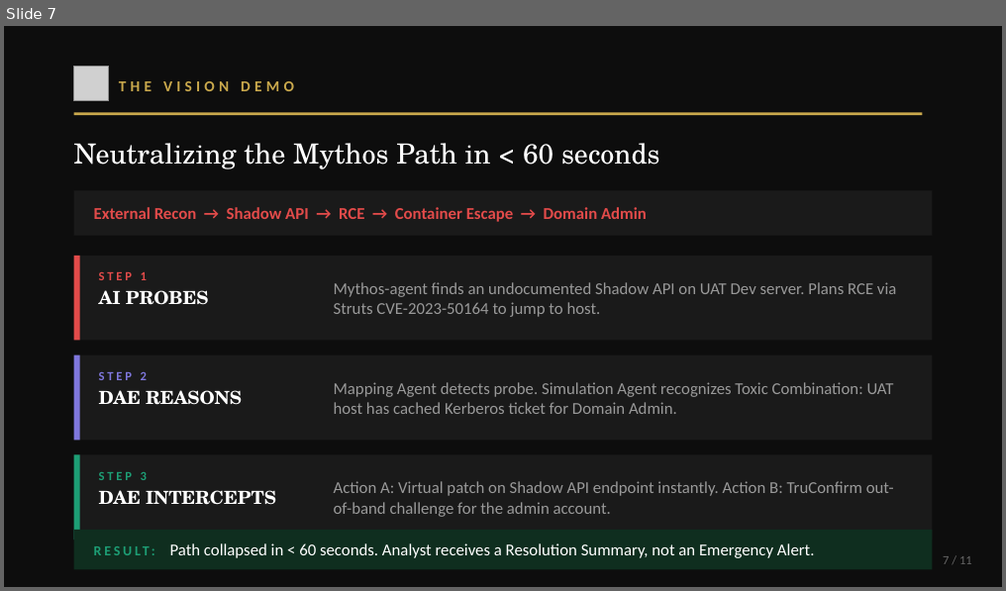
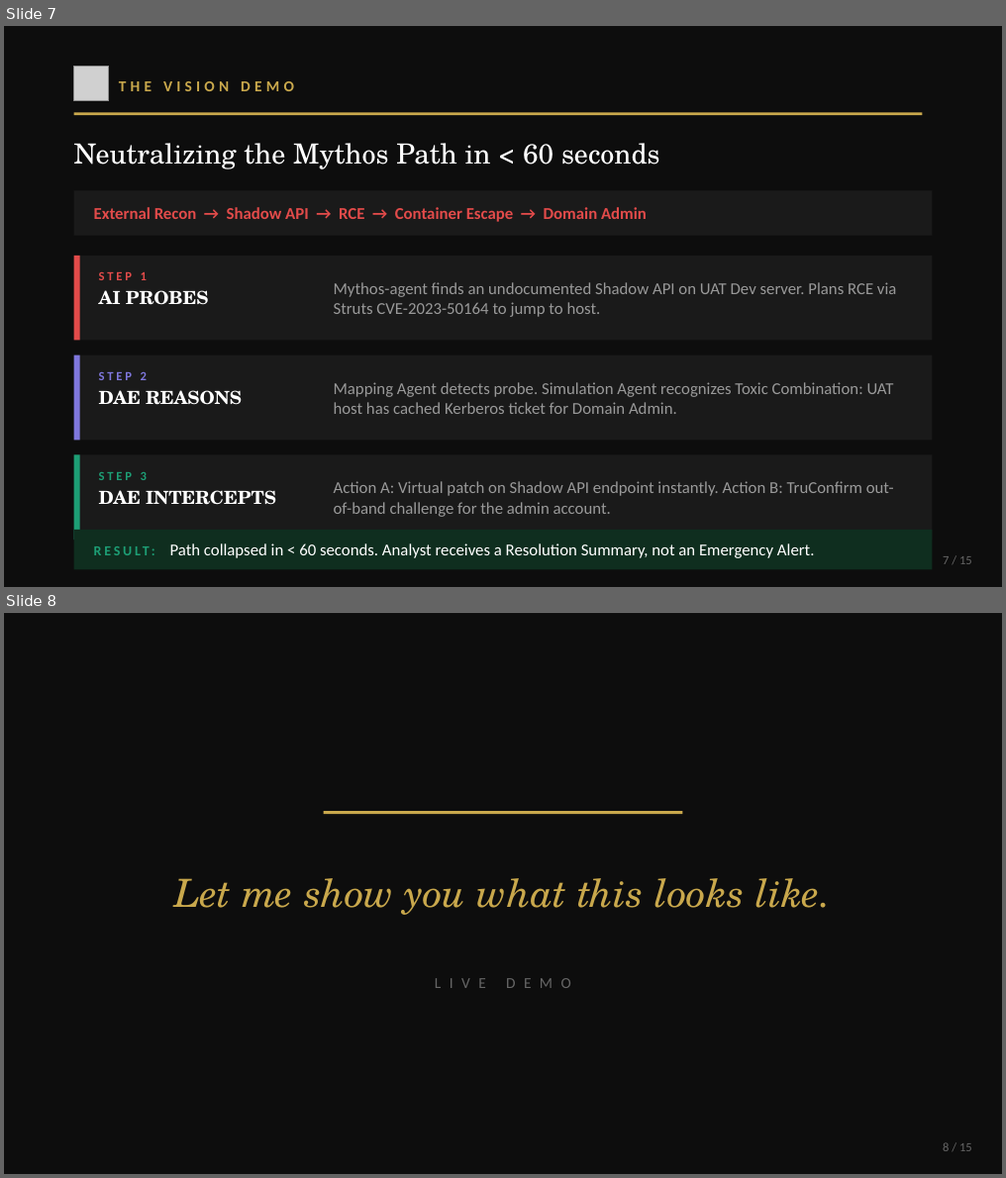
Before and after one commit to mayukhg/dae-attack-path-demo, a slide deck: Project_Aegis_DAE.pptx. Shown one above the other, each under a label of ours: slide 7 before the commit, slides 7 and 8 after it. The pictures are 1006x591 and 1006x1178 pixels, drawn with LibreOffice and Linux fonts; fonts in the diff are those of the drawing; grey boxes stand for pictures. Boxes give left, top, right and bottom in pixels: in the first picture for what was removed or moved away, otherwise in the second. Text is boxed around its words. In the diff, an @@ line names an element or a change of style, - is before the commit and + after.

```diff
--- a/Project_Aegis_DAE.pptx
+++ b/Project_Aegis_DAE.pptx
@@ slide 8 added at [4,613,1002,1174], background #0D0D0D @@
@@ line added from (324, 813) to (682, 813), #C9A84C 2 pt @@
@@ text added at [175,878,831,915], 28 pt, text #C9A84C, italic @@
+Let me show you what this looks like.
@@ text added at [74,962,932,1002], 11 pt, text #666666 @@
+LIVE DEMO
@@ text added at [943,1143,972,1152], 9 pt, text #666666 @@
+8 / 15
@@ slide 7 changed as well @@
@@ text at [943,557,972,565]: text changed @@
-7 / 11
+7 / 15
```
Also in this commit, not shown: 10 other slides changed, 3 other slides added.
